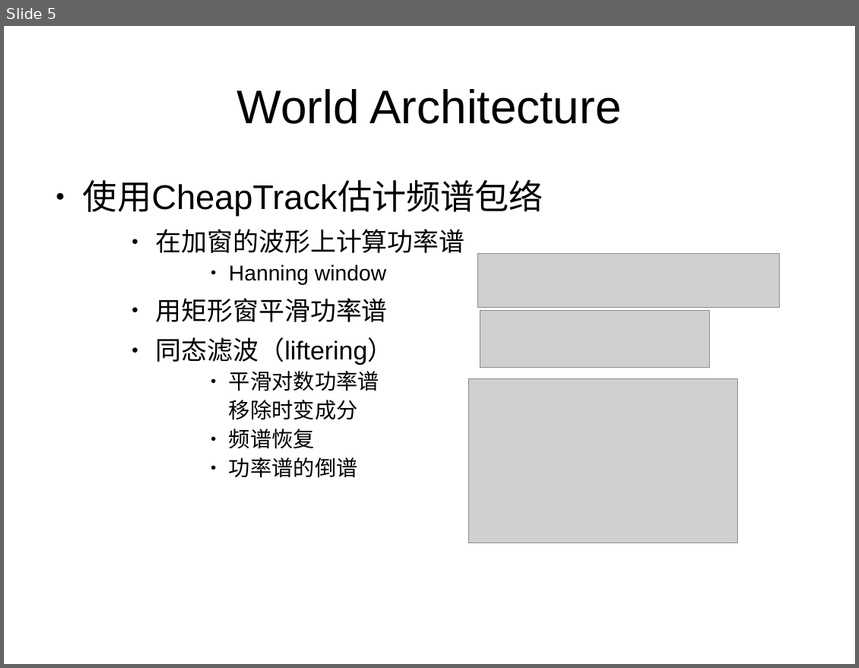
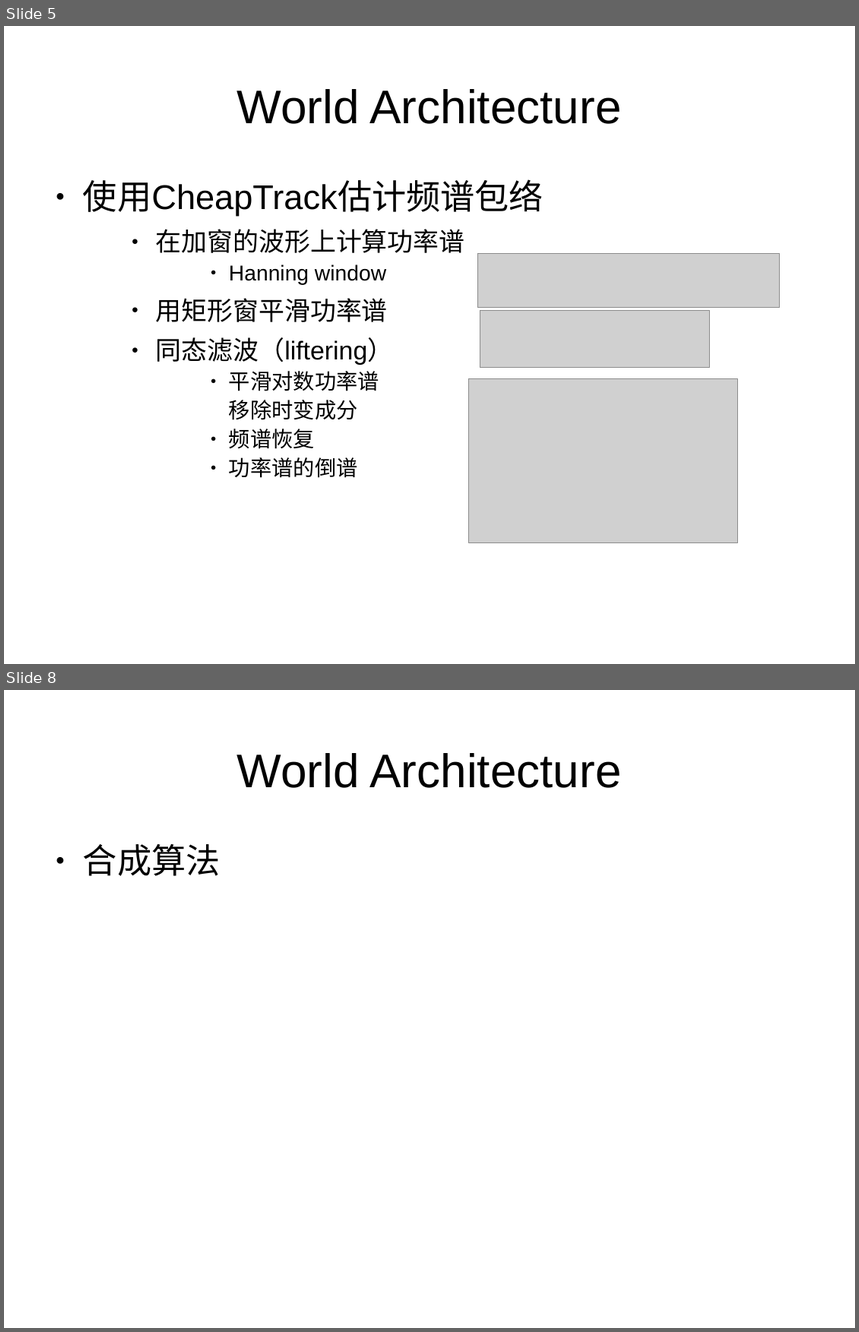
Before and after one commit to iloveat/book_share, a slide deck: world/world.odp. Shown one above the other, each under a label of ours: slide 5 before the commit, slides 5 and 8 after it; the slides between them are not shown. The pictures are 859x668 and 859x1332 pixels, drawn with LibreOffice and Linux fonts; fonts in the diff are those of the drawing; grey boxes stand for pictures. Boxes give left, top, right and bottom in pixels: in the first picture for what was removed or moved away, otherwise in the second. Text is boxed around its words. In the diff, an @@ line names an element or a change of style, - is before the commit and + after.

```diff
--- a/world/world.odp
+++ b/world/world.odp
@@ slide 8 added at bbox=[4, 690, 855, 1328], background #FFFFFF @@
@@ title added at bbox=[237, 753, 621, 788], 44 pt, text #000000 @@
+World Architecture
@@ text added at bbox=[83, 844, 221, 876], 32 pt, text #000000 @@
+● 合成算法
```
Also in this commit, not shown: 2 slides changed, 2 other slides added, 3 slides removed, 3 other files.
